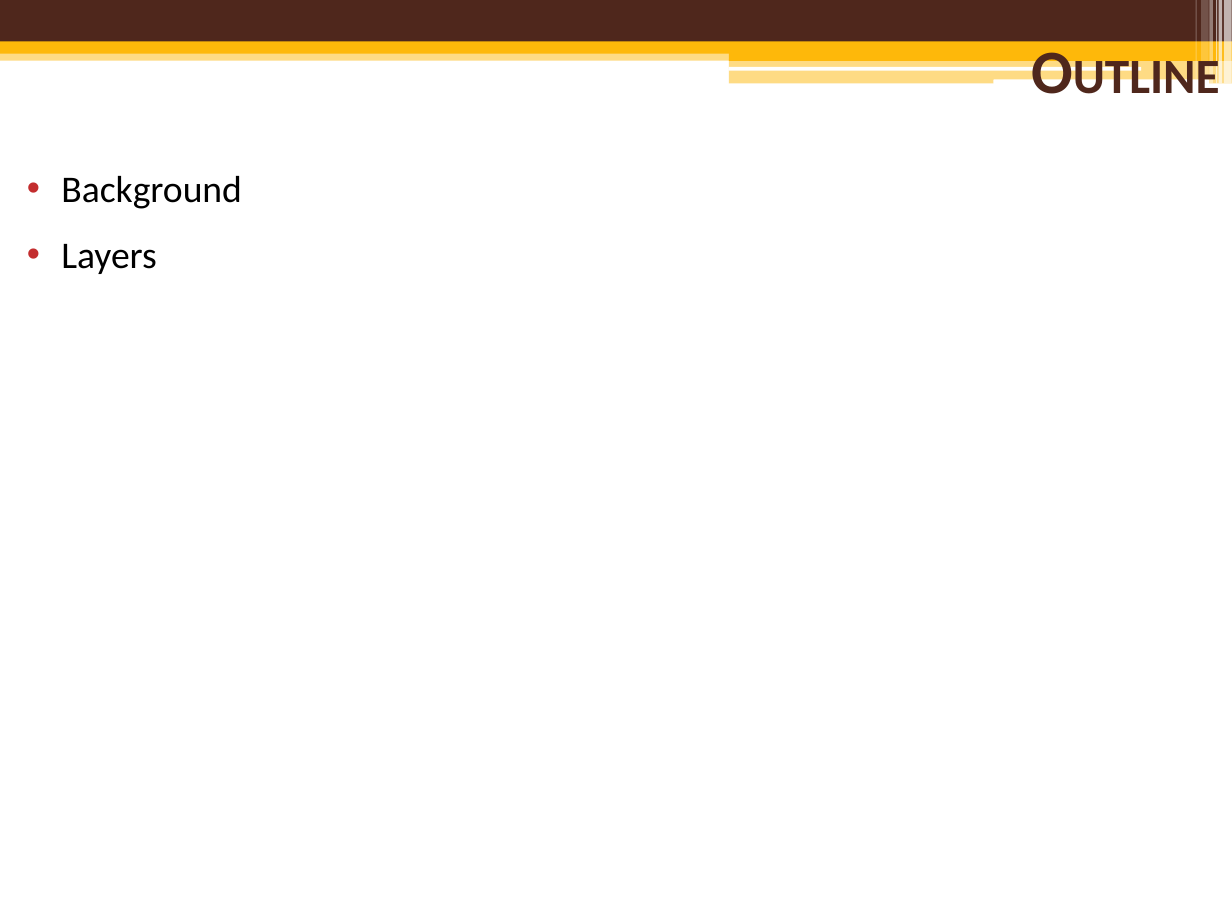
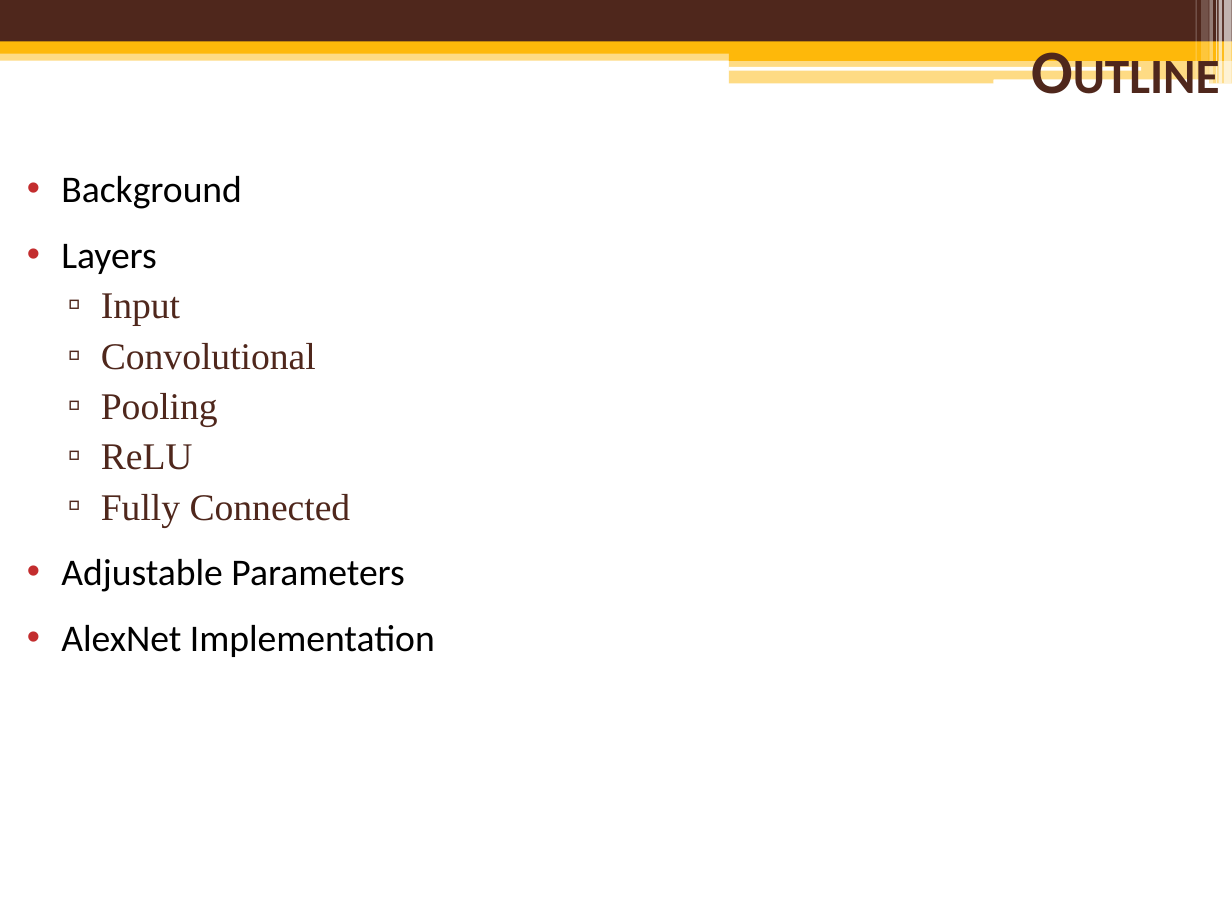
Before and after one commit to mcguires5/MachineLearning1, a slide deck: slide 2 of ConvolutionNeuralNetwork.pptx. Drawn at 1232x924 pixels with LibreOffice and Linux fonts; fonts in the diff are those of the drawing; background and template pictures are left out. Boxes give left, top, right and bottom in pixels: in the first picture for what was removed or moved away, otherwise in the second. Text is boxed around its words. In the diff, an @@ line names an element or a change of style, - is before the commit and + after.

```diff
--- a/ConvolutionNeuralNetwork.pptx
+++ b/ConvolutionNeuralNetwork.pptx
@@ text at (61, 293, 435, 657): paragraphs added @@
+  ▫ Input
+  ▫ Convolutional
+  ▫ Pooling
+  ▫ ReLU
+  ▫ Fully Connected
+• Adjustable Parameters
+• AlexNet Implementation
```
Also in this commit, not shown: 6 other slides changed, 4 slides added, 35 slides removed.
